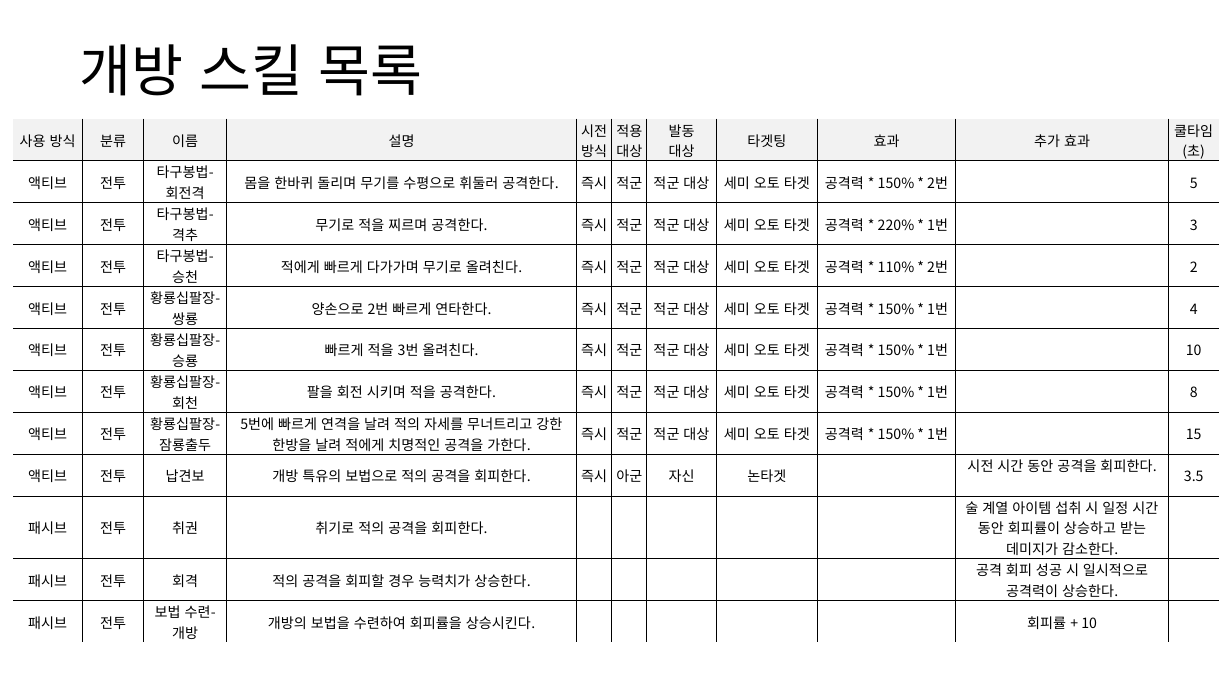
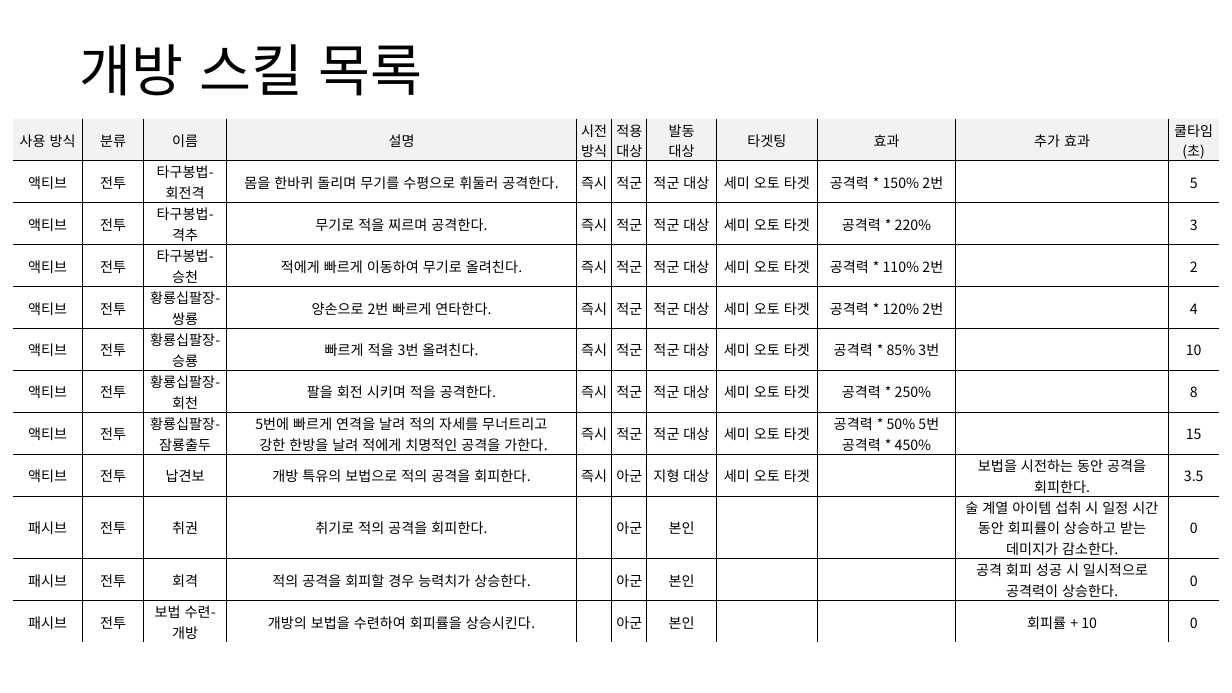
Before and after one commit to yjk0401/unityenginebasic_9th, a slide deck: slide 19 of 기획/방랑엽사전/스킬 기획서.pptx. Drawn at 1232x693 pixels with LibreOffice and Linux fonts; fonts in the diff are those of the drawing. Boxes give left, top, right and bottom in pixels: in the first picture for what was removed or moved away, otherwise in the second. Text is boxed around its words. In the diff, an @@ line names an element or a change of style, - is before the commit and + after.

```diff
--- a/기획/방랑엽사전/스킬 기획서.pptx
+++ b/기획/방랑엽사전/스킬 기획서.pptx
@@ table at (13, 118, 1219, 643) @@
-row 2, column 9: 공격력 * 150% * 2번
+row 2, column 9: 공격력 * 150% 2번
-row 3, column 9: 공격력 * 220% * 1번
+row 3, column 9: 공격력 * 220%
-row 4, column 4: 적에게 빠르게 다가가며 무기로 올려친다.
+row 4, column 4: 적에게 빠르게 이동하여 무기로 올려친다.
-row 4, column 9: 공격력 * 110% * 2번
+row 4, column 9: 공격력 * 110% 2번
-row 5, column 9: 공격력 * 150% * 1번
+row 5, column 9: 공격력 * 120% 2번
-row 6, column 9: 공격력 * 150% * 1번
+row 6, column 9: 공격력 * 85% 3번
-row 7, column 9: 공격력 * 150% * 1번
+row 7, column 9: 공격력 * 250%
-row 8, column 4: 5번에 빠르게 연격을 날려 적의 자세를 무너트리고 강한 한방을 날려 적에게 치명적인 공격을 가한다.
+row 8, column 4: 5번에 빠르게 연격을 날려 적의 자세를 무너트리고 / 강한 한방을 날려 적에게 치명적인 공격을 가한다.
-row 8, column 9: 공격력 * 150% * 1번
+row 8, column 9: 공격력 * 50% 5번 / 공격력 * 450%
-row 9: 액티브 | 전투 | 납견보 | 개방 특유의 보법으로 적의 공격을 회피한다. | 즉시 | 아군 | 자신 | 논타겟 |  | 시전 시간 동안 공격을 회피한다. | 3.5
+row 9: 액티브 | 전투 | 납견보 | 개방 특유의 보법으로 적의 공격을 회피한다. | 즉시 | 아군 | 지형 대상 | 세미 오토 타겟 |  | 보법을 시전하는 동안 공격을 회피한다. | 3.5
-row 10: 패시브 | 전투 | 취권 | 취기로 적의 공격을 회피한다. |  |  |  |  |  | 술 계열 아이템 섭취 시 일정 시간 동안 회피률이 상승하고 받는 데미지가 감소한다. | 
+row 10: 패시브 | 전투 | 취권 | 취기로 적의 공격을 회피한다. |  | 아군 | 본인 |  |  | 술 계열 아이템 섭취 시 일정 시간 동안 회피률이 상승하고 받는 데미지가 감소한다. | 0
-row 11: 패시브 | 전투 | 회격 | 적의 공격을 회피할 경우 능력치가 상승한다. |  |  |  |  |  | 공격 회피 성공 시 일시적으로 공격력이 상승한다. | 
+row 11: 패시브 | 전투 | 회격 | 적의 공격을 회피할 경우 능력치가 상승한다. |  | 아군 | 본인 |  |  | 공격 회피 성공 시 일시적으로 공격력이 상승한다. | 0
-row 12: 패시브 | 전투 | 보법 수련- / 개방 | 개방의 보법을 수련하여 회피률을 상승시킨다. |  |  |  |  |  | 회피률 + 10 | 
+row 12: 패시브 | 전투 | 보법 수련- / 개방 | 개방의 보법을 수련하여 회피률을 상승시킨다. |  | 아군 | 본인 |  |  | 회피률 + 10 | 0
```
Also in this commit, not shown: 10 other slides changed, 2 slides added, 1 other file.
